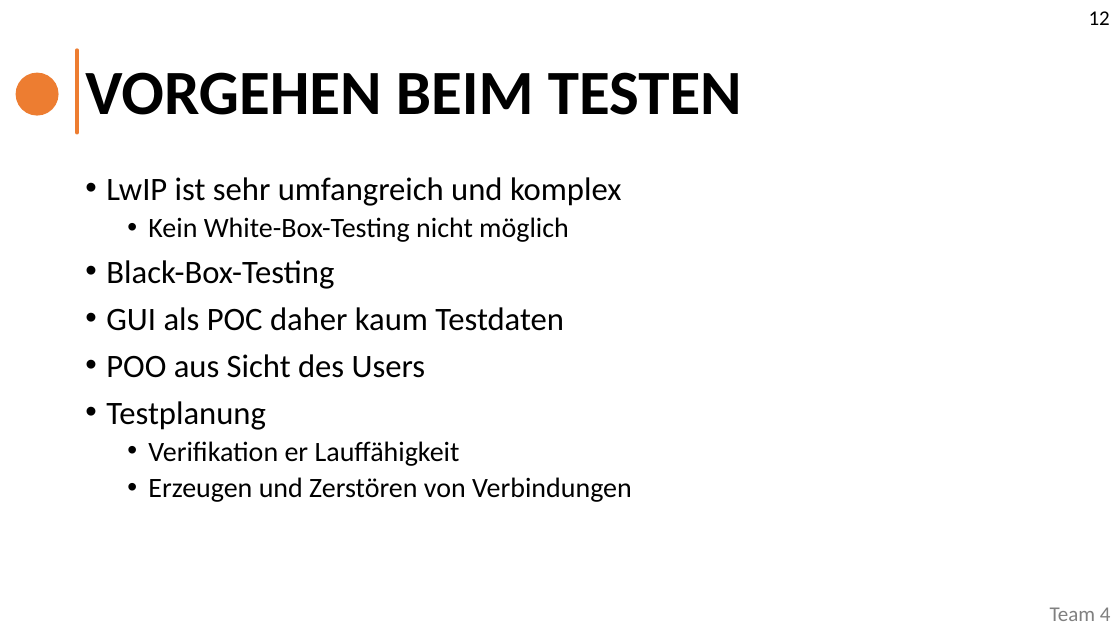
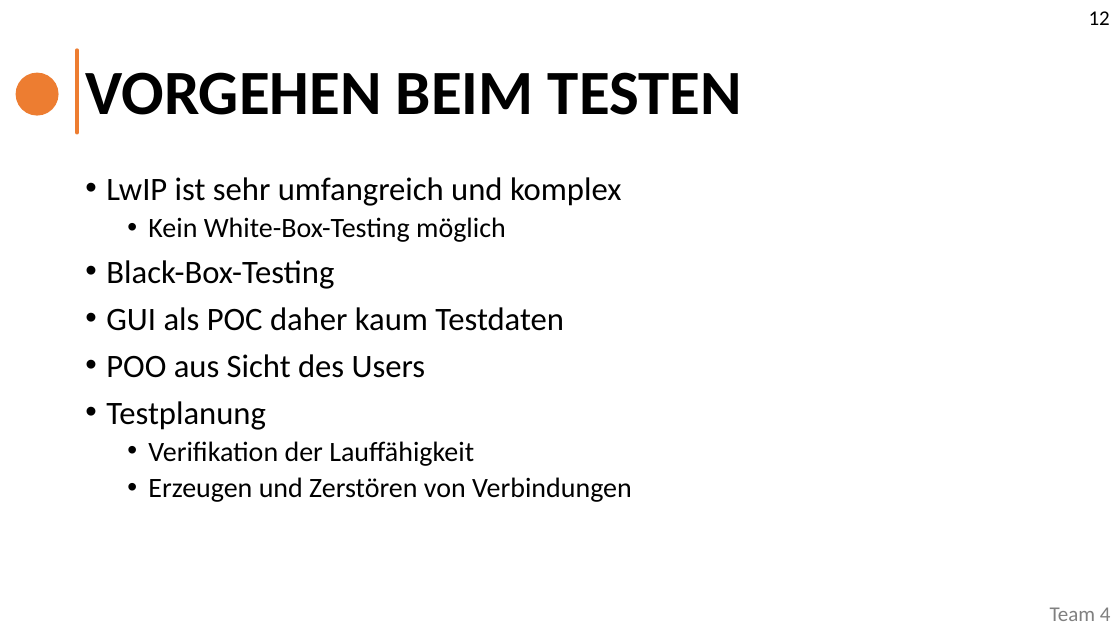
Before and after one commit to TINF20C/Team_4_Websockets-lwIP, a slide deck: slide 14 of PROJECT/Abgabe/TINF20C_Präsentation_Semester4_Team_4.pptx (slide 13 before the commit). Drawn at 1120x630 pixels with LibreOffice and Linux fonts; fonts in the diff are those of the drawing. Boxes give left, top, right and bottom in pixels: in the first picture for what was removed or moved away, otherwise in the second. Text is boxed around its words. In the diff, an @@ line names an element or a change of style, - is before the commit and + after.

Commit message:
Spelling error removed

```diff
--- a/PROJECT/Abgabe/TINF20C_Präsentation_Semester4_Team_4.pptx
+++ b/PROJECT/Abgabe/TINF20C_Präsentation_Semester4_Team_4.pptx
@@ text at <box>148,217,506,242</box>: text changed @@
-  • Kein White-Box-Testing nicht möglich
+  • Kein White-Box-Testing möglich
@@ text at <box>148,441,474,466</box>: text changed @@
-  • Verifikation er Lauffähigkeit
+  • Verifikation der Lauffähigkeit
```
Also in this commit, not shown: 1 other slide changed, 3 slides added.
